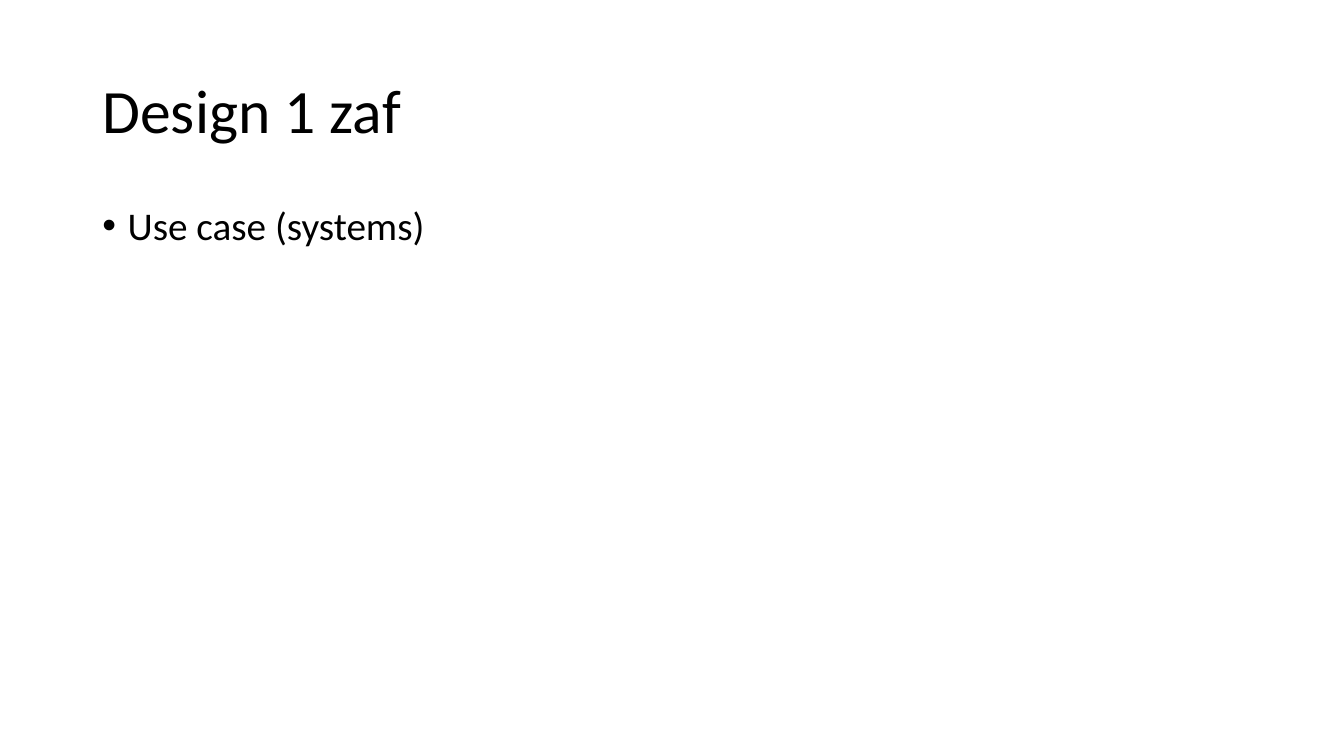
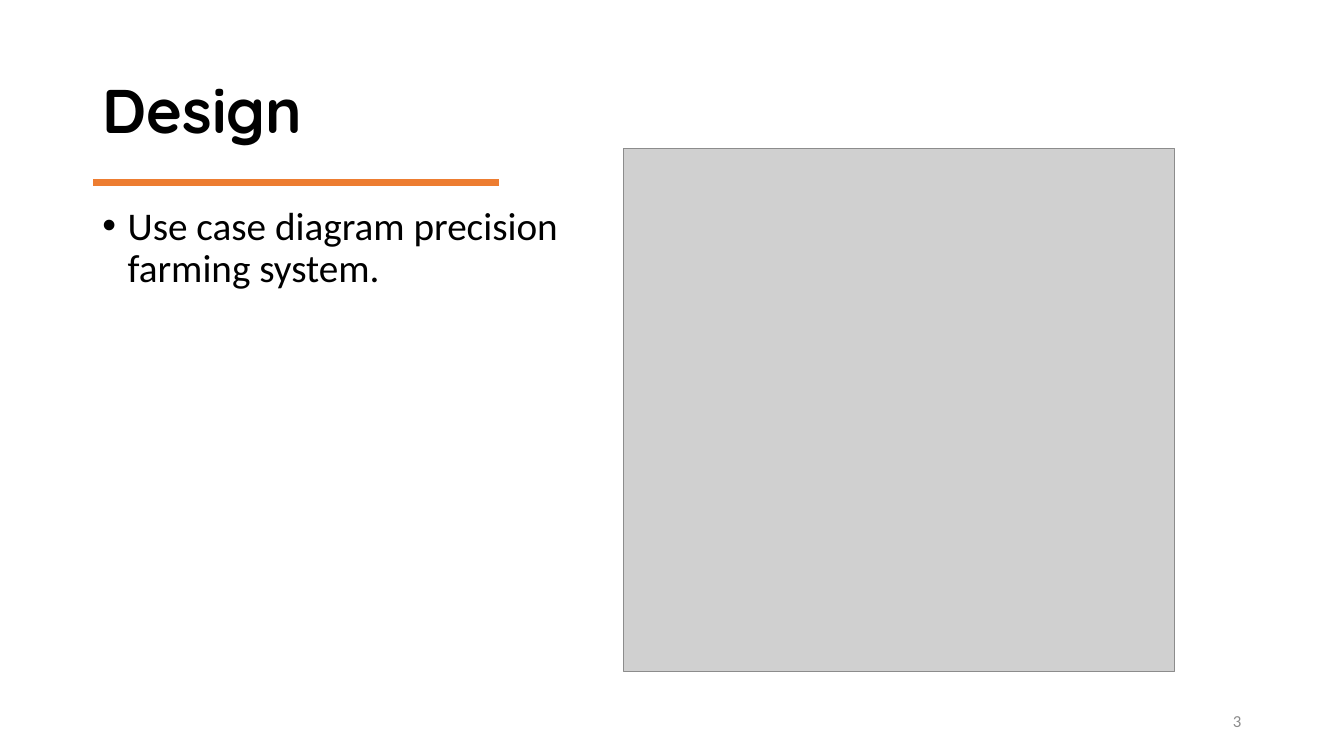
Before and after one commit to SyedMuhammadAbisRizvi/Autonomous-B, a slide deck: slide 3 of Introduction 1 zaf.pptx (slide 2 before the commit). Drawn at 1344x756 pixels with LibreOffice and Linux fonts; fonts in the diff are those of the drawing; grey boxes stand for pictures. Boxes give left, top, right and bottom in pixels: in the first picture for what was removed or moved away, otherwise in the second. Text is boxed around its words. In the diff, an @@ line names an element or a change of style, - is before the commit and + after.

```diff
--- a/Introduction 1 zaf.pptx
+++ b/Introduction 1 zaf.pptx
@@ title at (102, 88, 302, 146): text changed; font Calibri to Quicksand; bold on @@
-Design 1 zaf
+Design
@@ picture added at (624, 148, 1175, 673) @@
@@ rectangle added at (93, 178, 500, 187), fill #ED7D31, outline #FFFFFF 1 pt @@
@@ text at (128, 212, 558, 289): text changed @@
-• Use case (systems)
+• Use case diagram precision farming system.
@@ page number added at (1233, 716, 1241, 727), 12 pt, text #8C8C8C @@
+3
```
Also in this commit, not shown: 5 other slides changed, 11 slides added, 2 slides removed.
